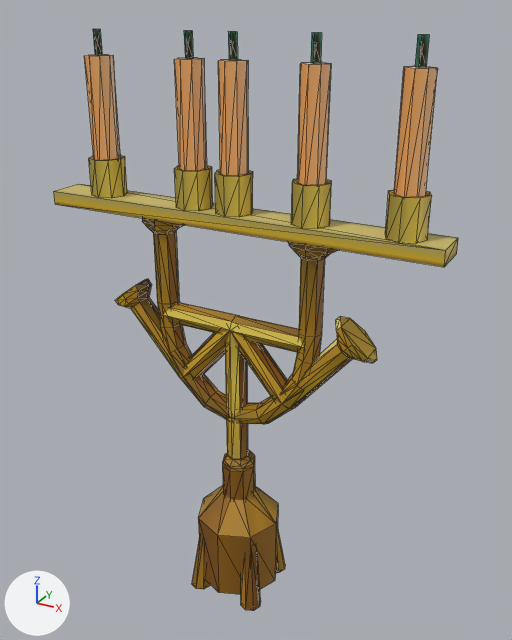
The OBJ model Redist/Models/3dmodels/candle_336x04.obj, before and after one commit.
Rendered twice from a 50 mm camera at (1.05, -1.77, 1.93) aimed at (0.04, 0.06, 1.02). Arrows for +X, +Y and +Z are at lower left; the lights stay in place. Mesh edges are drawn as thin lines. Where no turn or scale is listed for an object, it has been applied to the vertices.

Objects in the first picture: 'candle_336x4'.
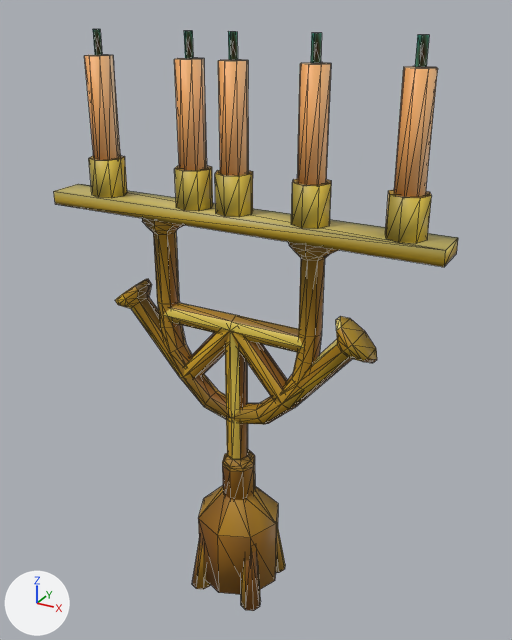
What differs and where, as boxes (x1, y1, x2, y2) in the pictures (512 x 640 px; the box of a moved part takes in the faces that stretch with it):
```json
{"part": 1, "of": "me_candle_336x4", "change": "moved or reshaped", "before": [85, 55, 437, 69], "after": [85, 55, 437, 69]}
{"part": 2, "of": "me_candle_336x4", "change": "moved or reshaped", "before": [89, 156, 431, 358], "after": [89, 156, 431, 358]}
```

Edits to the scene script, one JSON object a line:
```json
{"block": "me_candle_336x4", "where": "me_candle_336x4.from_pydata(...)  # 648 vertices, 1052 faces; spans x -0.65..0.65, y -0.15..0.15, z 0.0..1.88"}
{"block": "me_candle_336x4", "where": "# used by ob_candle_336x4; location = (0.0, 0.0, 0.0)"}
{"block": "me_candle_336x4", "change": "me_candle_336x4 part 1"}
{"block": "me_candle_336x4", "change": "30 faces are deleted"}
{"block": "me_candle_336x4", "change": "30 new faces join them"}
{"block": "me_candle_336x4", "change": "me_candle_336x4 part 2"}
{"block": "me_candle_336x4", "change": "68 faces are deleted"}
{"block": "me_candle_336x4", "change": "68 new faces join them"}
{"block": "me_candle_336x4", "change": "me_candle_336x4 part 3: the surface is now shaded smooth"}
```
